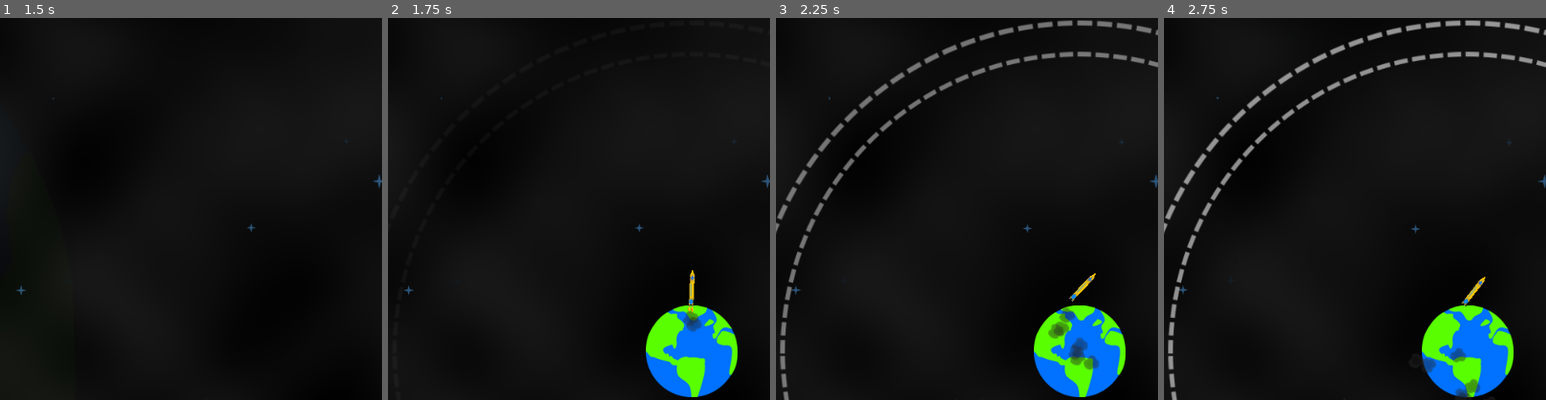
Above: before the commit, frames 1-4 (left to right).
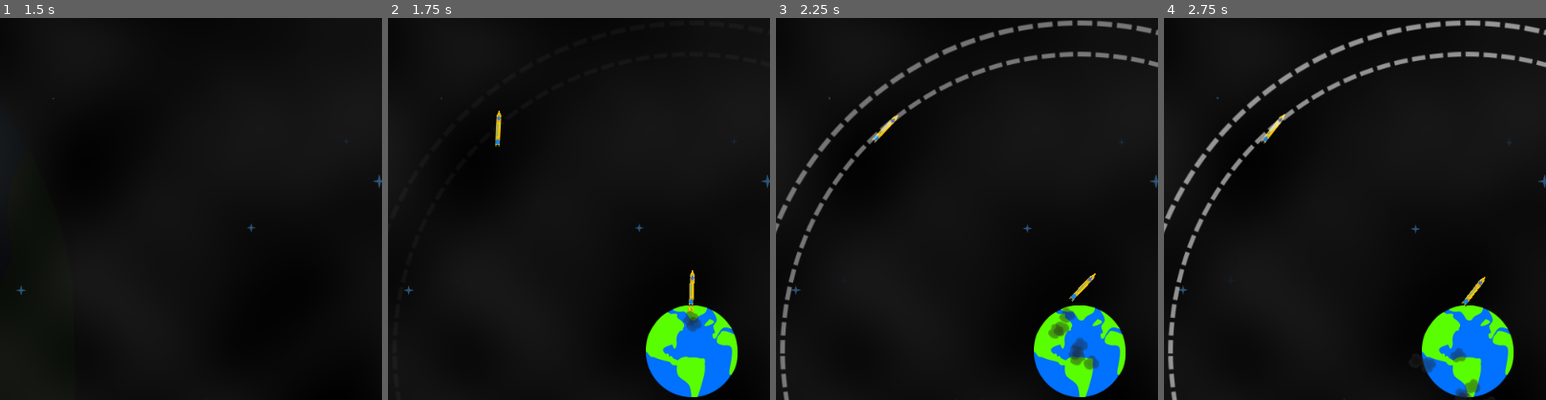
Above: after the commit, the same moments.

Repository: Fifut/Ludum-Dare-54
Game: Godot game, scene res://limited_space.tscn
Two runs of this game, one before a commit and one after it. Both use one fixed random seed, a clock stepped at 60 frames per second and the inputs below. Sound files missing from this copy of the repository are replaced by a short silence.
Inputs:
- Up to frame 1 (1.5 s): click "Start" at 0.5 s; hold D (Right) from 1.28 s (still down); hold Up (Engine+) from 1.28 s (still down)
- Up to frame 2 (1.75 s): keep holding D (Right); keep holding Up (Engine+)
- Up to frame 3 (2.25 s): release D (Right) at 2.03 s; release Up (Engine+) at 2.03 s; hold A (Left) from 2.03 s (still down); tap Up (Engine+) at 2.1 s
- Up to frame 4 (2.75 s): keep holding A (Left)
The pictures show only the part of the screen within x 10-60%, y 6-56%; the shares and areas given below are measured in that part.

Frame 1 is identical in both runs. In frame 2, 0.1% of the frame differs, in the area x 28-30%, y 24-34%; in frame 3, 0.1%; in frame 4, 0.1%.

Commit message:
Minirocket view

Diff:
--- a/Game/game.gd
+++ b/Game/game.gd
@@ -4,6 +4,7 @@
 @onready var RocketMarker = %RocketMarker
 @onready var EndGame = %EndGame
 
+@onready var rocket_sprite = %RocketSprite
 @onready var satellite_scene = preload("res://Satellite/satellite.tscn")
 @onready var rocket_scene = preload("res://Rocket/rocket.tscn")
 @onready var orbit_scene = preload("res://Orbit/orbit.tscn")
@@ -16,6 +17,12 @@
 	EndGame.hide()
 	_spawn_rocket()
 	_spawn_orbit()
+
+
+func _process(delta):
+	var rocket = get_node_or_null("Rocket")
+	if rocket:
+		rocket_sprite.rotation = rocket.rotation
 
 
 func _spawn_rocket():
--- a/Game/game.tscn
+++ b/Game/game.tscn
@@ -1,9 +1,13 @@
-[gd_scene load_steps=9 format=3 uid="uid://2ct3bhyhscyi"]
+[gd_scene load_steps=11 format=3 uid="uid://2ct3bhyhscyi"]
 
 [ext_resource type="Script" path="res://Game/game.gd" id="1_my4gs"]
 [ext_resource type="PackedScene" uid="uid://csaep2lwxt17k" path="res://Menu/hud.tscn" id="2_dmtve"]
 [ext_resource type="PackedScene" uid="uid://bcaev7h3sosy5" path="res://Earth/earth.tscn" id="2_sv2hj"]
 [ext_resource type="PackedScene" uid="uid://thq4t6x13aq2" path="res://Menu/end_game.tscn" id="3_0lesb"]
+[ext_resource type="Texture2D" uid="uid://cgr810ws0n1ta" path="res://Assets/Rocket small.png" id="5_mlamg"]
+
+[sub_resource type="ViewportTexture" id="ViewportTexture_doh4h"]
+viewport_path = NodePath("SubViewport")
 
 [sub_resource type="SegmentShape2D" id="SegmentShape2D_mniq0"]
 a = Vector2(-100, -100)
@@ -23,6 +27,14 @@
 
 [node name="Game" type="Node2D"]
 script = ExtResource("1_my4gs")
+
+[node name="MainCamera2D" type="Camera2D" parent="."]
+anchor_mode = 0
+
+[node name="Sprite2D" type="Sprite2D" parent="."]
+position = Vector2(197, 157)
+texture = SubResource("ViewportTexture_doh4h")
+centered = false
 
 [node name="HUDCanvasLayer" type="CanvasLayer" parent="."]
 unique_name_in_owner = true
@@ -58,3 +70,13 @@
 [node name="CollisionShape4" type="CollisionShape2D" parent="ExitArea"]
 position = Vector2(-3, 0)
 shape = SubResource("SegmentShape2D_dotc1")
+
+[node name="SubViewport" type="SubViewport" parent="."]
+transparent_bg = true
+handle_input_locally = false
+size = Vector2i(100, 100)
+
+[node name="RocketSprite" type="Sprite2D" parent="SubViewport"]
+unique_name_in_owner = true
+position = Vector2(50, 50)
+texture = ExtResource("5_mlamg")
